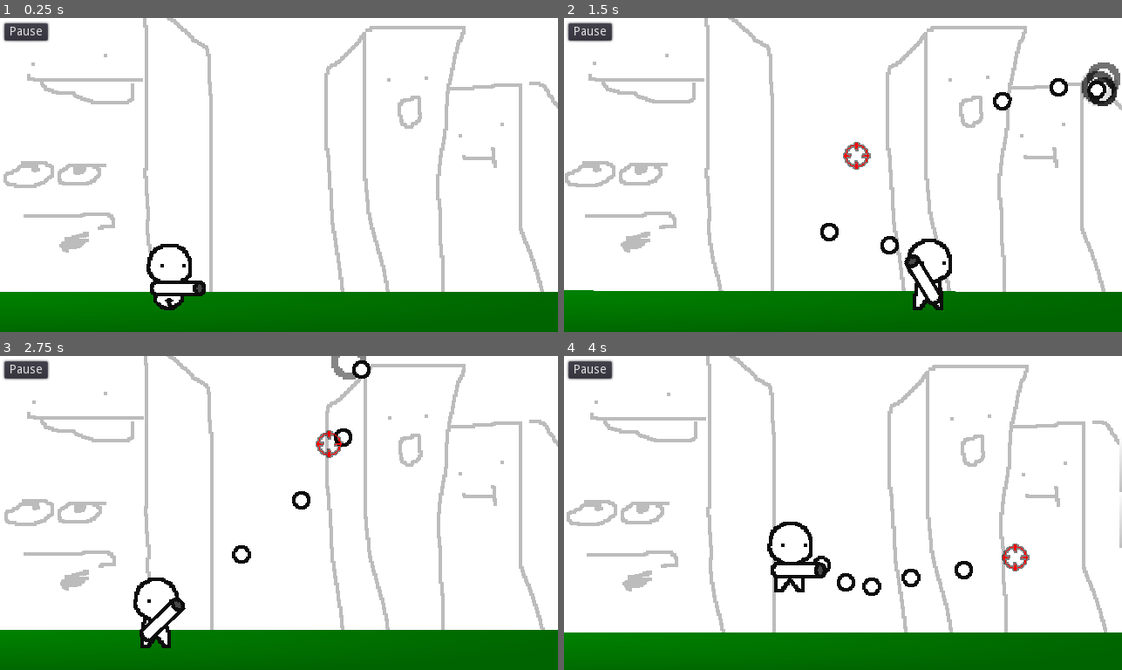
Above: before the commit, frames 1-4 (two rows, left to right).
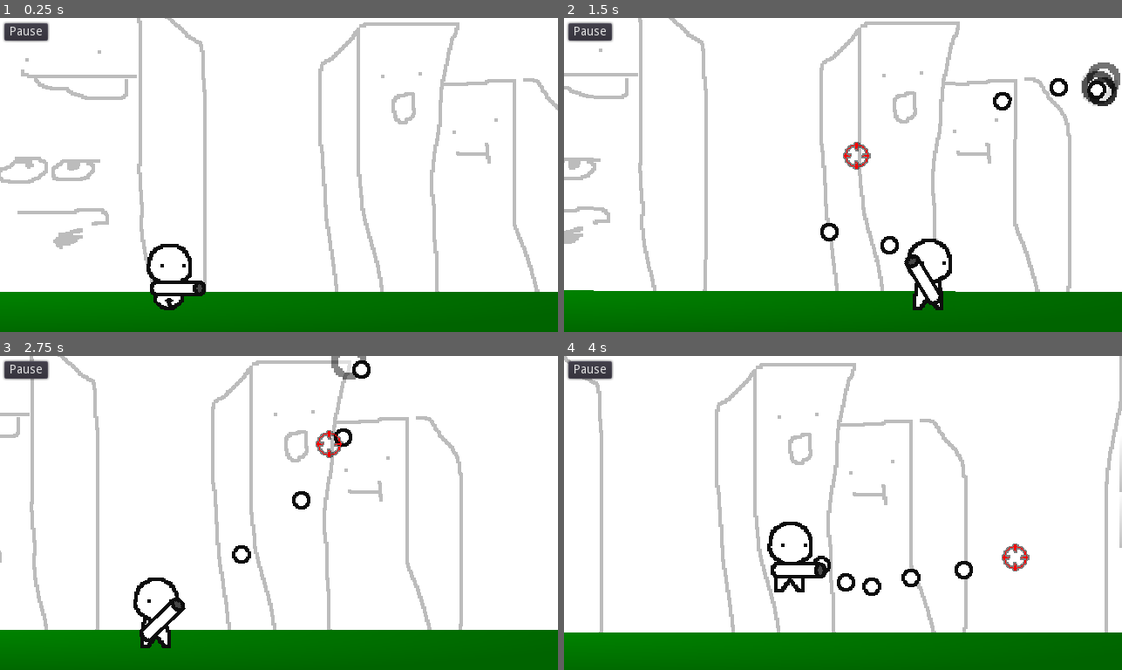
Above: after the commit, the same moments.

Repository: dranik544/explanation-overdue
Game: Godot game, scene res://scenes/main.tscn
Same seed, same stepped clock (60 frames per second), same inputs: the game is played once before the commit and once after it.
Inputs (mouse positions are in pixels of both pictures, inside the frame that each line leads up to):
- Up to frame 1 (0.25 s): no input
- Up to frame 2 (1.5 s): tap Enter at 0.5 s; move the mouse to (965, 159) at 0.52 s; press the mouse at (965, 159) at 0.53 s; hold D (RIGHT) 0.53-1.25 s; tap W (JUMP) at 0.77 s; release the mouse at (965, 159) at 1.25 s; drag from (731, 190) to (1105, 87) at 1.27 s
- Up to frame 3 (2.75 s): move the mouse to (334, 443) at 2.02 s; press the mouse at (334, 443) at 2.03 s; hold A (LEFT) from 2.03 s (still down)
- Up to frame 4 (4 s): release A (LEFT) at 2.75 s; release the mouse at (898, 443) at 2.75 s; drag from (815, 575) to (926, 368) at 2.77 s; move the mouse to (1010, 560) at 3.52 s; press the mouse at (1010, 560) at 3.53 s; hold D (RIGHT) from 3.53 s (still down); tap W (JUMP) at 3.77 s

The runs differ from the first frame. In frame 1, 10% of the frame differs, in the area x 0-100%, y 0-88%; in frame 2, 9.8%; in frame 3, 9.4%; in frame 4, 9.6%.

Commit message:
добавлен задний фон

Diff:
--- a/scenes/main.tscn
+++ b/scenes/main.tscn
@@ -12,6 +12,32 @@
 [ext_resource path="res://scenes/deathZone.gd" type="Script" id=10]
 [ext_resource path="res://sprites/backgrounds/bg1.png" type="Texture" id=11]
 
+[sub_resource type="GDScript" id=11]
+script/source = "extends Node2D
+
+onready var bg1 = $bg1   # первый спрайт
+onready var bg2 = $bg2   # второй спрайт (должен быть с той же текстурой)
+
+var spriteWidth: float
+
+func _ready():
+	spriteWidth = bg1.texture.get_width()
+
+	bg1.position = Vector2.ZERO
+	bg2.position = Vector2(spriteWidth, 0)
+
+func _process(delta):
+	var offset = Global.speedLoc * delta   # двигаем влево (отрицательное направление)
+
+	bg1.position.x -= offset * 0.2
+	bg2.position.x -= offset * 0.2
+
+	if bg1.position.x + spriteWidth < 0:
+		bg1.position.x = bg2.position.x + spriteWidth
+	elif bg2.position.x + spriteWidth < 0:
+		bg2.position.x = bg1.position.x + spriteWidth
+"
+
 [sub_resource type="Gradient" id=1]
 colors = PoolColorArray( 2.09369e-06, 0.516062, 9.62615e-08, 1, 1.67254e-06, 0.395666, 4.81308e-08, 1 )
 
@@ -50,16 +76,16 @@
 
 [node name="visual" type="Node2D" parent="."]
 
-[node name="ParallaxBackground" type="ParallaxBackground" parent="visual"]
-
-[node name="ParallaxLayer" type="ParallaxLayer" parent="visual/ParallaxBackground"]
-motion_scale = Vector2( 0.25, 0.25 )
-motion_mirroring = Vector2( 640, 0 )
-
-[node name="Sprite" type="Sprite" parent="visual/ParallaxBackground/ParallaxLayer"]
+[node name="bg" type="Node2D" parent="visual"]
+script = SubResource( 11 )
+
+[node name="bg1" type="Sprite" parent="visual/bg"]
 position = Vector2( -320, -180 )
 texture = ExtResource( 11 )
-centered = false
+
+[node name="bg2" type="Sprite" parent="visual/bg"]
+position = Vector2( -320, -180 )
+texture = ExtResource( 11 )
 
 [node name="floor" type="Sprite" parent="visual"]
 position = Vector2( 0, 125 )
Not shown: 1 places in scenes/main.tscn that only renumber resources
